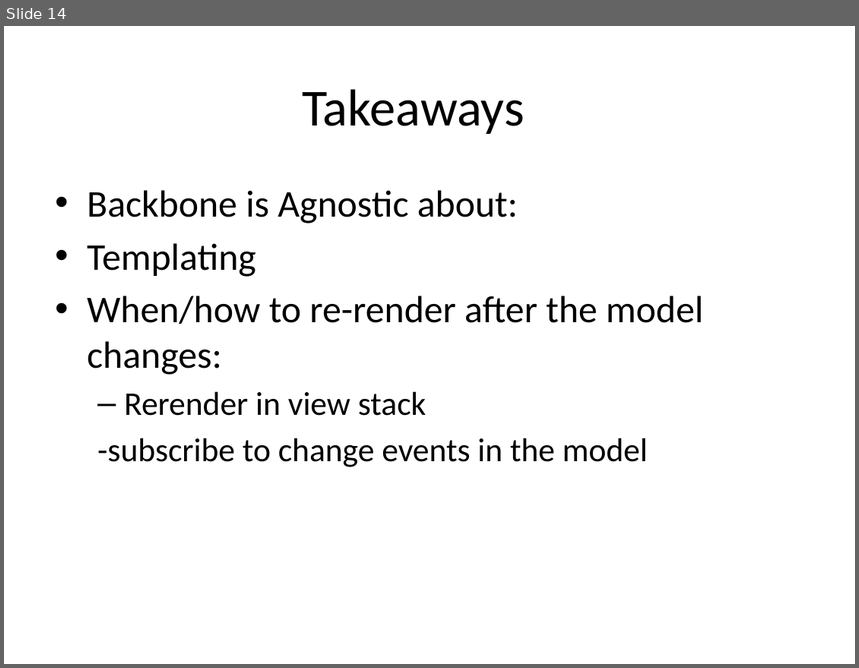
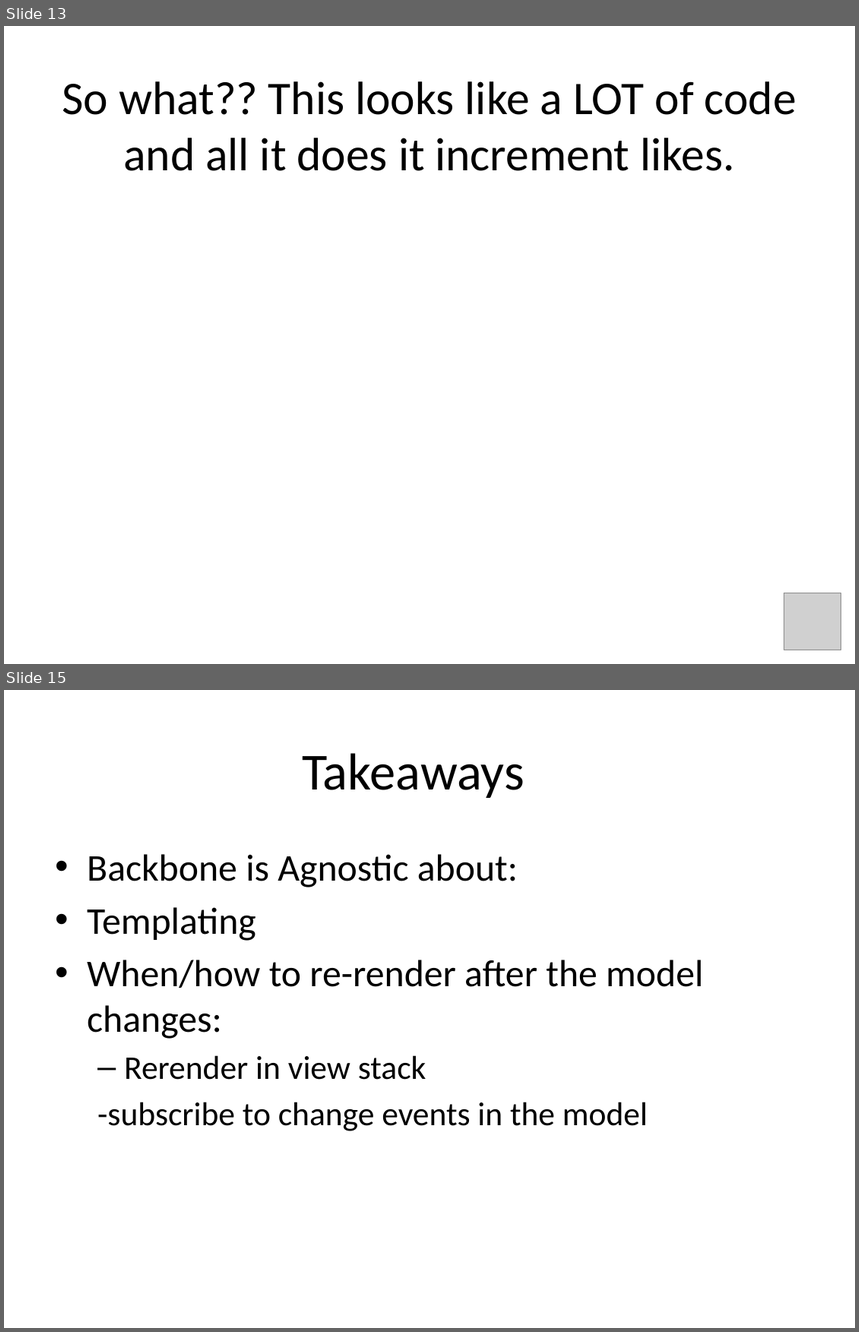
Before and after one commit to jkoynok/TechFest.BackBone, a slide deck: TechFest.Backbone/tf.backbone.pptx. Shown one above the other, each under a label of ours: slide 14 before the commit, slides 13 and 15 after it; the slides between them are not shown. The pictures are 859x668 and 859x1332 pixels, drawn with LibreOffice and Linux fonts; fonts in the diff are those of the drawing; grey boxes stand for pictures. Boxes give left, top, right and bottom in pixels: in the first picture for what was removed or moved away, otherwise in the second. Text is boxed around its words. In the diff, an @@ line names an element or a change of style, - is before the commit and + after.

```diff
--- a/TechFest.Backbone/tf.backbone.pptx
+++ b/TechFest.Backbone/tf.backbone.pptx
@@ slide 13 added at [4, 26, 855, 664], background #FFFFFF @@
@@ title added at [63, 81, 797, 171], 39.6 pt, text #000000 @@
+So what?? This looks like a LOT of code and all it does it increment likes.
@@ picture added at [785, 594, 842, 651] @@
@@ what was slide 14 is now slide 15 @@
```
Also in this commit, not shown: 10 slides changed, 4 other slides added, 3 slides removed, 7 other files.
